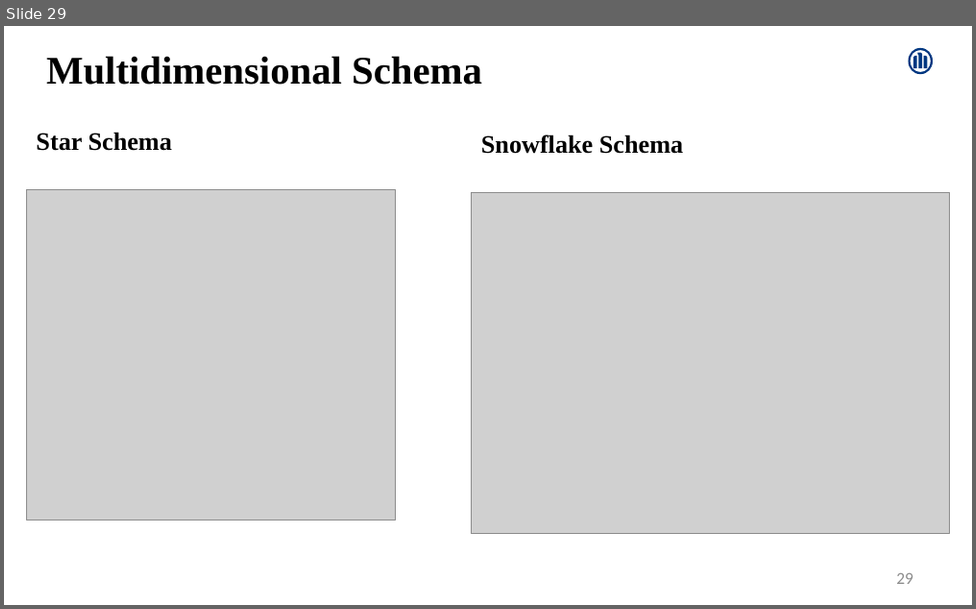
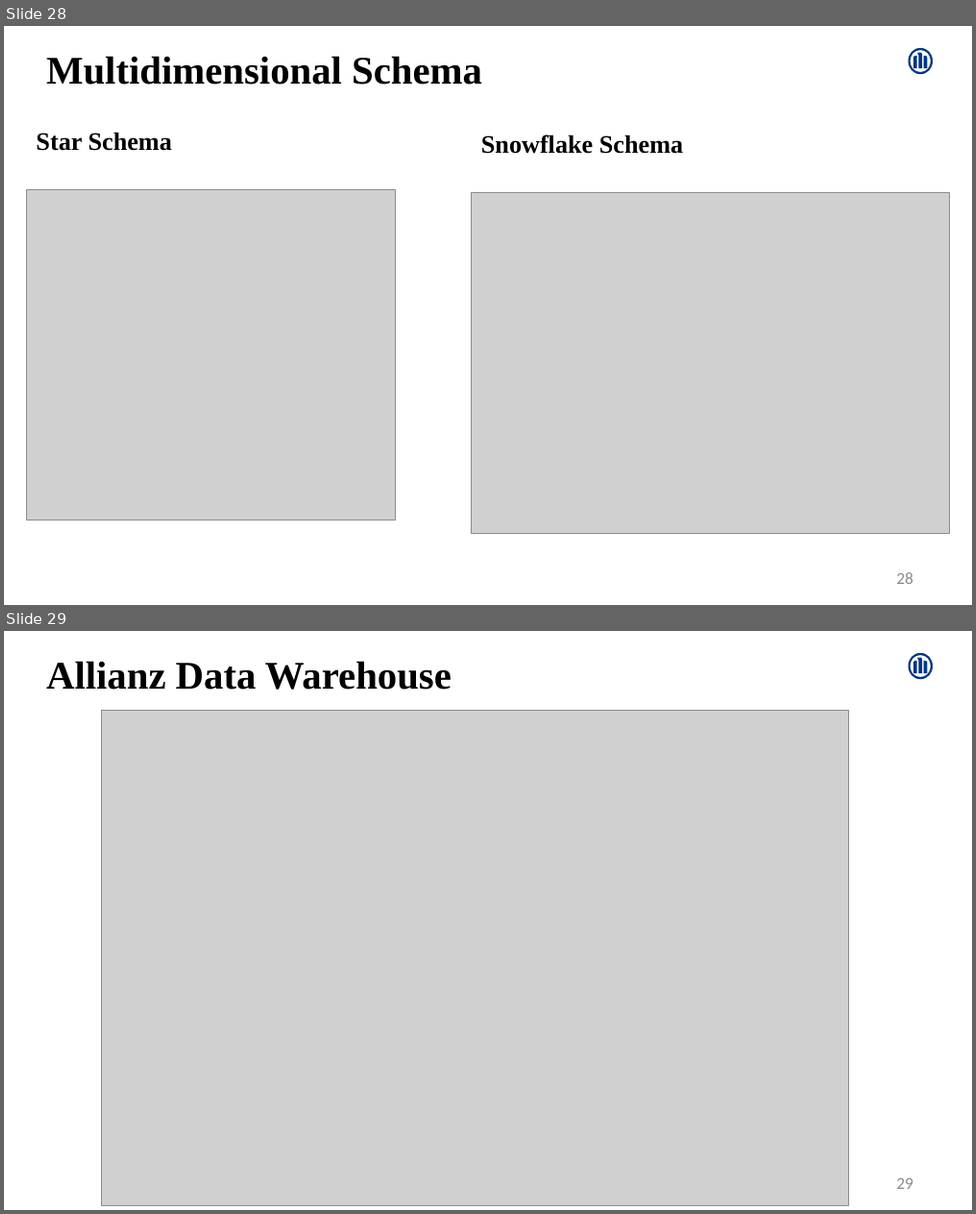
Before and after one commit to Amrutha-Mohan/UpdatedProjects, a slide deck: AmruthaMohan.pptx. Shown one above the other, each under a label of ours: slide 29 before the commit, slides 28 and 29 after it. The pictures are 976x609 and 976x1214 pixels, drawn with LibreOffice and Linux fonts; fonts in the diff are those of the drawing; grey boxes stand for pictures. Boxes give left, top, right and bottom in pixels: in the first picture for what was removed or moved away, otherwise in the second. Text is boxed around its words. In the diff, an @@ line names an element or a change of style, - is before the commit and + after.

```diff
--- a/AmruthaMohan.pptx
+++ b/AmruthaMohan.pptx
@@ slide 29 added at box(4, 631, 972, 1210), background #FFFFFF; not listed: 1 template element that a slide beside it also shows @@
@@ text added at box(46, 661, 451, 690), 28 pt, text #000000, bold @@
+Allianz Data Warehouse
@@ picture added at box(102, 711, 849, 1206) @@
@@ page number added at box(896, 1178, 913, 1189), 12 pt, text #8C8C8C @@
+29
@@ what was slide 29 is now slide 28 @@
@@ page number at box(896, 572, 913, 584): text changed @@
-29
+28
```
Also in this commit, not shown: 3 slides changed, 6 other slides added, 9 slides removed.
